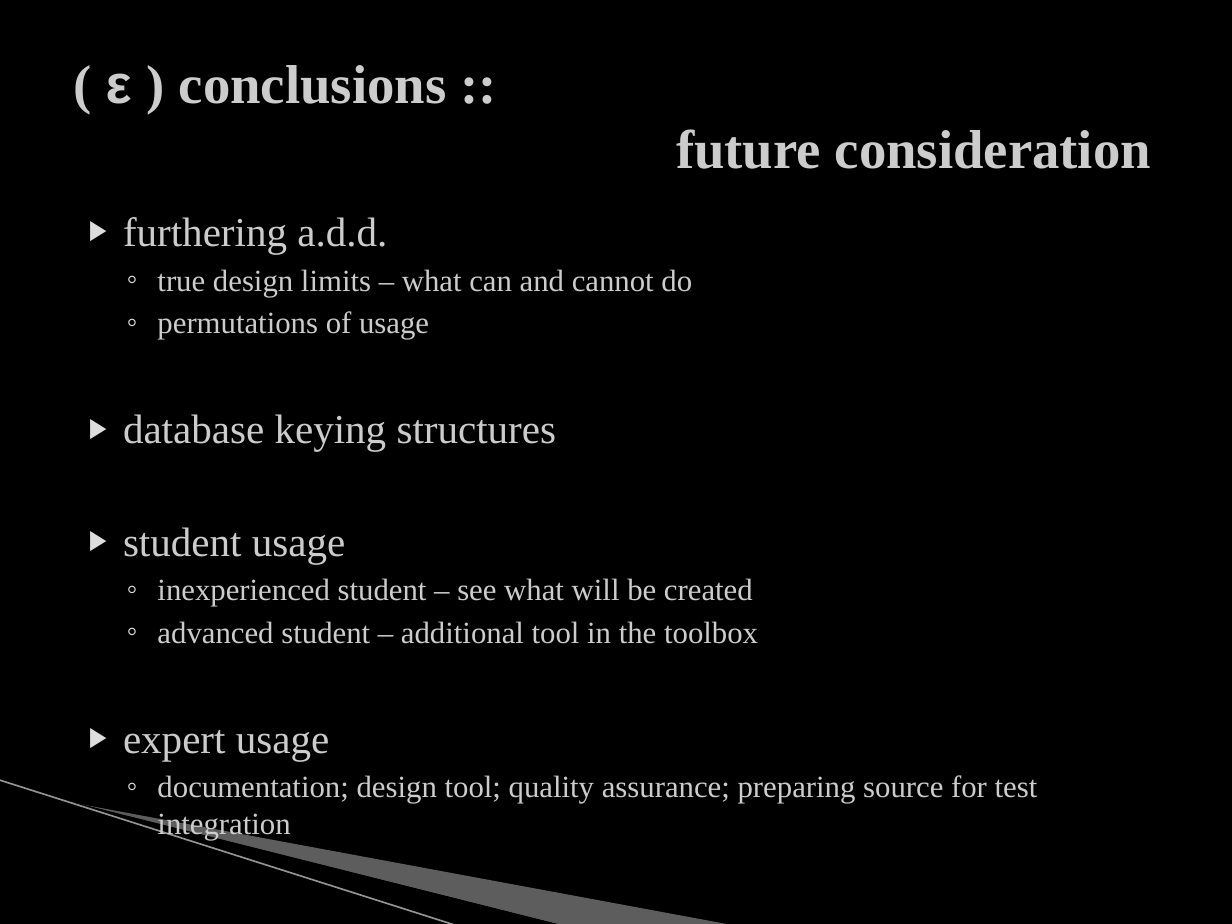
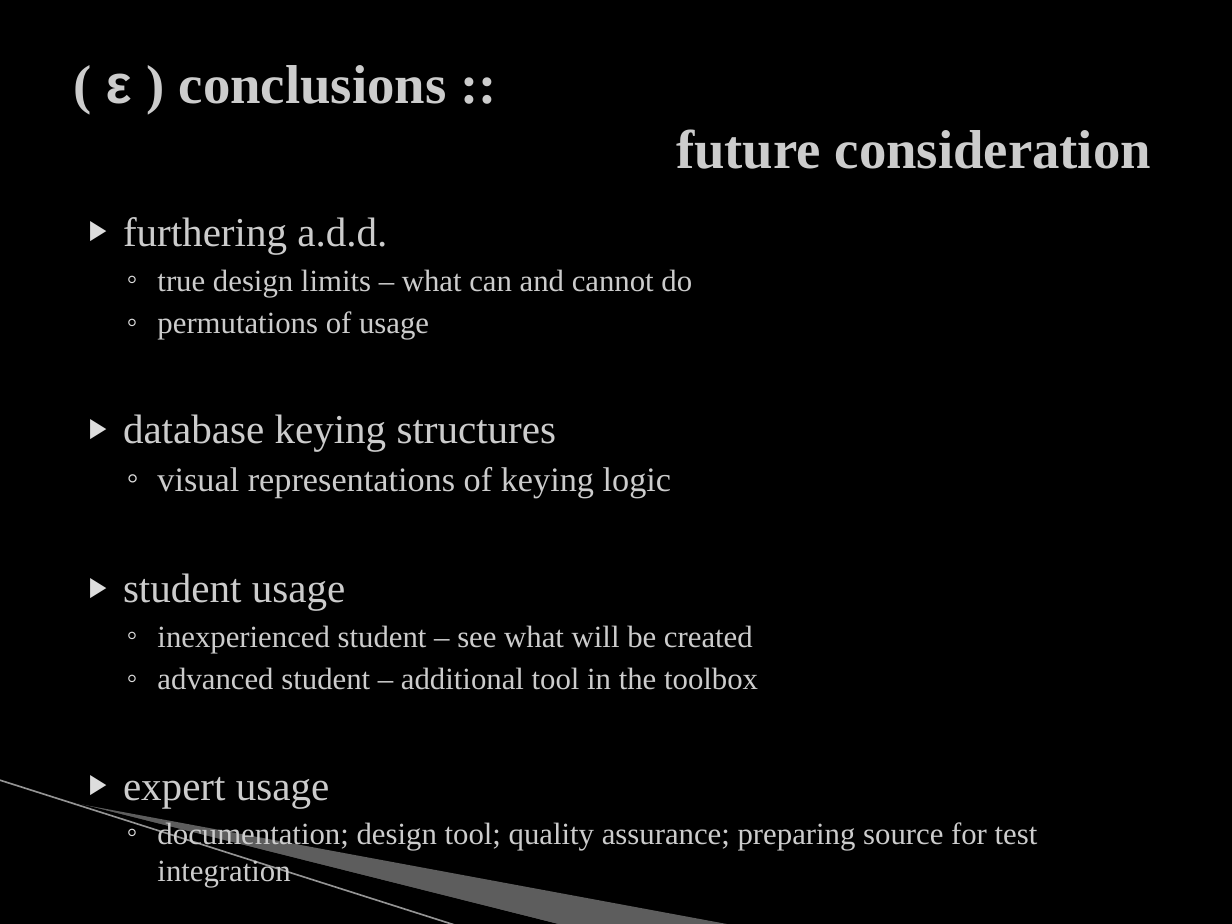
Before and after one commit to mjs0031/master_report, a slide deck: slide 29 of the_defense.pptx. Drawn at 1232x924 pixels with LibreOffice and Linux fonts; fonts in the diff are those of the drawing; background and template pictures are left out. Boxes give left, top, right and bottom in pixels: in the first picture for what was removed or moved away, otherwise in the second. Text is boxed around its words. In the diff, an @@ line names an element or a change of style, - is before the commit and + after.

```diff
--- a/the_defense.pptx
+++ b/the_defense.pptx
@@ text at (157,467,671,498): paragraph added @@
+  ◦ visual representations of keying logic
```
Also in this commit, not shown: 3 other slides changed, 1 other file.
